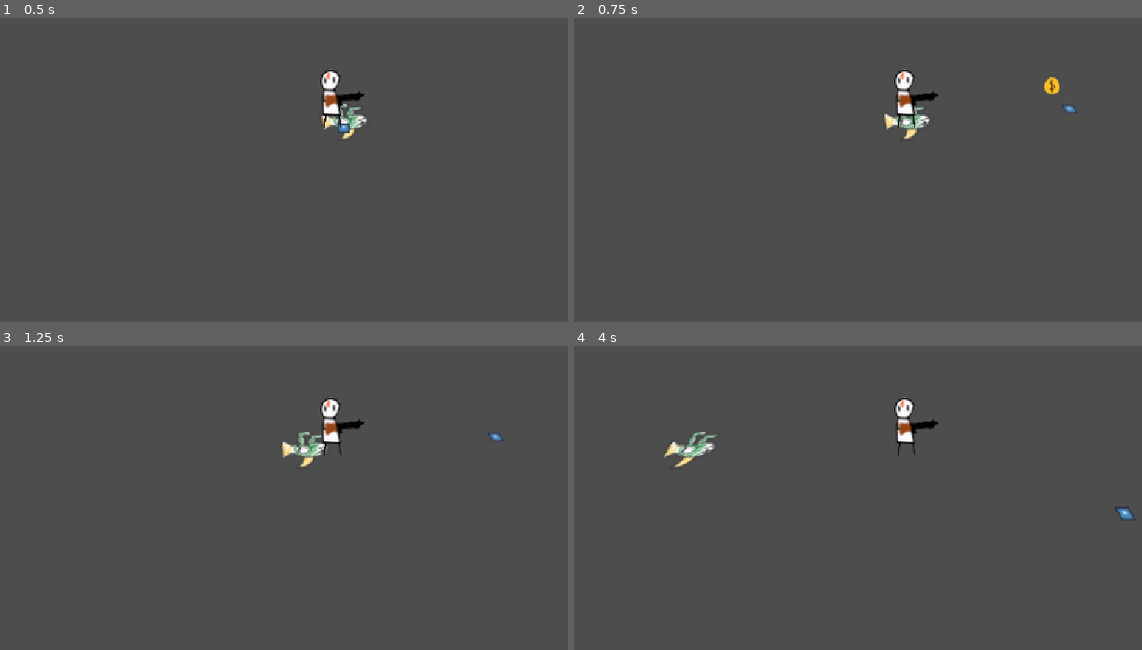
Above: before the commit, frames 1-4 (two rows, left to right).
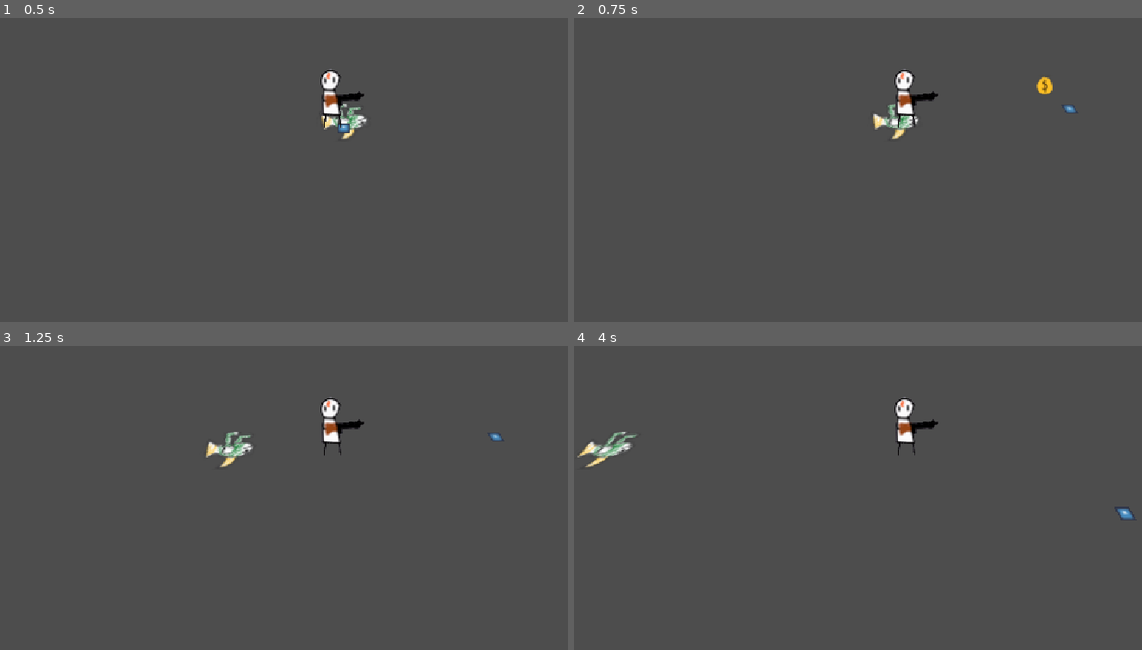
Above: after the commit, the same moments.

Repository: gmuGADIG/DEADSHOT
Game: Godot game, scene res://test_scenes/puddle_test.tscn
Two runs of this game, one before a commit and one after it. Both use one fixed random seed, a clock stepped at 60 frames per second and the inputs below. This scene is started directly instead of the project's main scene. The engine's default icon, where the game draws it, is replaced by a stand-in: a white triangle on a blue panel in a dark square.
Inputs (mouse positions are in pixels of both pictures, inside the frame that each line leads up to):
- Up to frame 1 (0.5 s): no input
- Up to frame 2 (0.75 s): tap Enter at 0.5 s; move the mouse to (1068, 109) at 0.52 s; hold D (move_right) from 0.53 s (still down); click (1068, 109) at 0.6 s
- Up to frame 3 (1.25 s): keep holding D (move_right)
- Up to frame 4 (4 s): move the mouse to (778, 476) at 1.27 s; release D (move_right) at 1.28 s; hold S (move_down) 1.28-2.03 s; tap E (interact) at 1.35 s; move the mouse to (988, 370) at 2.02 s; hold D (move_right) 2.03-2.78 s; tap Space (roll) at 2.1 s; move the mouse to (880, 534) at 2.77 s; hold W (move_up) 2.78-3.53 s; click (880, 534) at 2.85 s; move the mouse to (1124, 516) at 3.52 s; hold A (move_left) from 3.53 s (still down); hold E (interact) from 3.53 s (still down)

Frame 1 is identical in both runs. In frame 2, 0.7% of the frame differs, in the area x 52-86%, y 19-40%; in frame 3, 0.8%; in frame 4, 0.9%, in the area x 0-26%, y 28-40%.

Commit message:
Puddle damages player

Diff:
--- a/world/levels/puddle/puddle.gd
+++ b/world/levels/puddle/puddle.gd
@@ -1,27 +1,30 @@
 extends Area3D
 
-#variables
+@export var player_speed_mult: float = 0.5
+@export var atk_damage: int
+
 @onready var damage_timer: Timer = %DamageTimer
-@export var puddle_multiplier: float = 0.25
-# Called when the node enters the scene tree for the first time.
-func _ready() -> void:
-	pass
 
+func _on_body_entered(body: Node3D) -> void:
+	# lower player's movement multiplier. starts the damage timer
+	if body is Player:
+		body.speed_multiplier = player_speed_mult
+		damage_timer.start()
 
-# Called every frame. 'delta' is the elapsed time since the previous frame.
-func _process(delta: float) -> void:
-	print(Player.instance.speed_multiplier)
-	print(damage_timer.time_left)
+func _on_body_exited(body: Node3D) -> void:
+	# reset damage timer. return player movement multiplier back to normal (1)
+	if body is Player:
+		body.speed_multiplier = 1.0
+		damage_timer.stop()
 
-#lower player's movement multiplier
-#starts the damage timer
-#TODO damage the player once health is added
-func _on_body_entered(body: Node3D) -> void:
-	Player.instance.speed_multiplier = puddle_multiplier
-	damage_timer.start()
-
-#reset damage timer
-#return player movement multiplier back to normal (1)
-func _on_body_exited(body: Node3D) -> void:
-	Player.instance.speed_multiplier = 1.0
-	damage_timer.stop()
+func _on_damage_timer_timeout() -> void:
+	var overlaps := get_overlapping_areas()
+	print("Puddle damaging (overlaps = %s)" % overlaps)
+	for obj in overlaps:
+		if obj is HurtboxComponent:
+			obj.hit(DamageInfo.new(
+				atk_damage,
+				DamageInfo.Source.NEUTRAL,
+				DamageInfo.KnockbackStrength.NONE,
+				Vector3.ZERO
+			))
--- a/world/levels/puddle/puddle.tscn
+++ b/world/levels/puddle/puddle.tscn
@@ -6,24 +6,22 @@
 [sub_resource type="BoxShape3D" id="BoxShape3D_cismt"]
 size = Vector3(1.5878906, 0.15454102, 1)
 
-[node name="Puddle" type="Node3D"]
+[node name="Puddle" type="Area3D"]
+script = ExtResource("1_2gbto")
+atk_damage = 1
 
-[node name="Area3D" type="Area3D" parent="."]
-script = ExtResource("1_2gbto")
-
-[node name="Sprite3D" type="Sprite3D" parent="Area3D"]
+[node name="Sprite3D" type="Sprite3D" parent="."]
 transform = Transform3D(0.5, 0, 0, 0, -2.1855694e-08, -0.5, 0, 0.5, -2.1855694e-08, 0, 0, 0)
 texture = ExtResource("2_ijjwc")
 
-[node name="CollisionShape3D" type="CollisionShape3D" parent="Area3D"]
+[node name="CollisionShape3D" type="CollisionShape3D" parent="."]
 transform = Transform3D(1, 0, 0, 0, 1, 0, 0, 0, 1, -0.025390625, 0.010375977, 0)
 shape = SubResource("BoxShape3D_cismt")
 
-[node name="DamageTimer" type="Timer" parent="Area3D"]
+[node name="DamageTimer" type="Timer" parent="."]
 unique_name_in_owner = true
 one_shot = true
 
-[connection signal="area_entered" from="Area3D" to="Area3D" method="_on_area_entered"]
-[connection signal="area_exited" from="Area3D" to="Area3D" method="_on_area_exited"]
-[connection signal="body_entered" from="Area3D" to="Area3D" method="_on_body_entered"]
-[connection signal="body_exited" from="Area3D" to="Area3D" method="_on_body_exited"]
+[connection signal="body_entered" from="." to="." method="_on_body_entered"]
+[connection signal="body_exited" from="." to="." method="_on_body_exited"]
+[connection signal="timeout" from="DamageTimer" to="." method="_on_damage_timer_timeout"]
